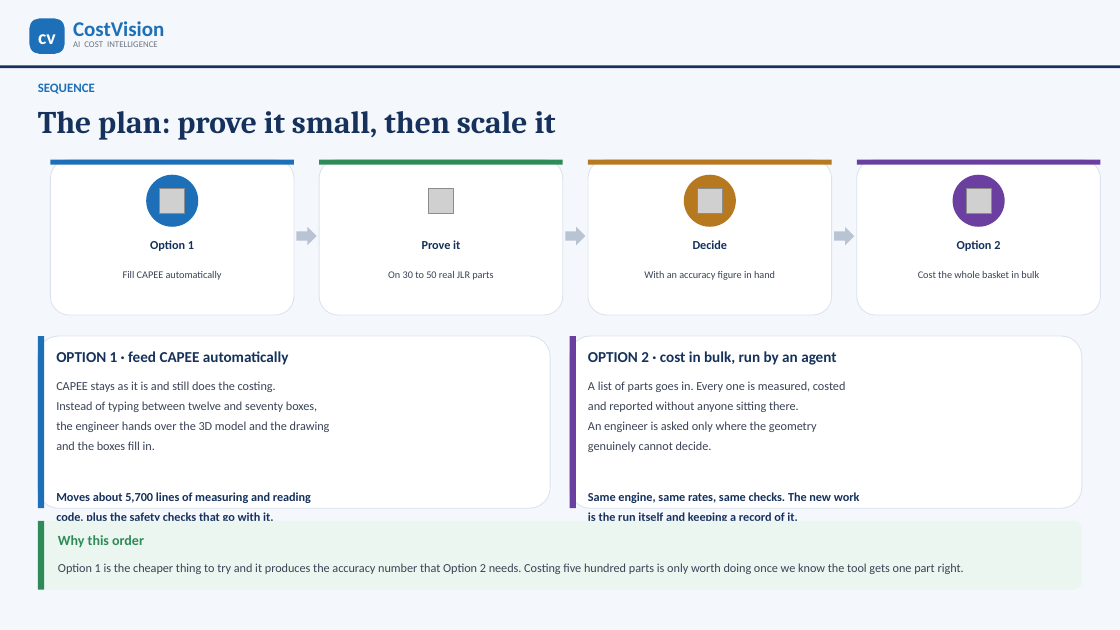
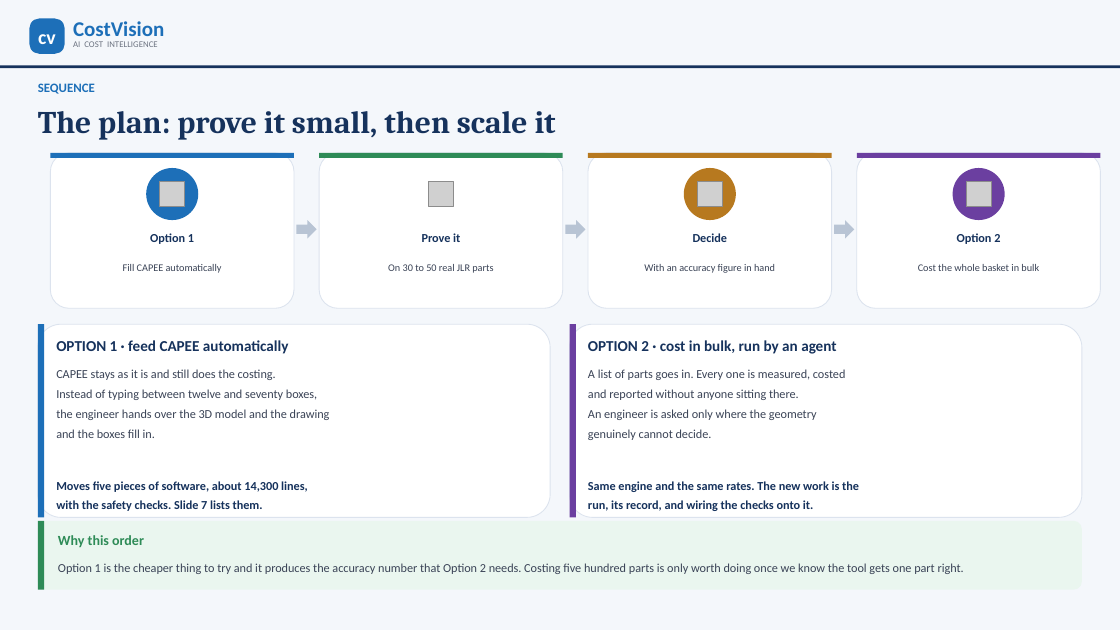
Before and after one commit to bhosaleavinash546/leamington-marathi, a slide deck: slide 5 of CostVision-CAPEE-Implementation-Options.pptx. Drawn at 1120x630 pixels with LibreOffice and Linux fonts; fonts in the diff are those of the drawing; grey boxes stand for pictures. Boxes give left, top, right and bottom in pixels: in the first picture for what was removed or moved away, otherwise in the second. Text is boxed around its words. In the diff, an @@ line names an element or a change of style, - is before the commit and + after.

```diff
--- a/CostVision-CAPEE-Implementation-Options.pptx
+++ b/CostVision-CAPEE-Implementation-Options.pptx
@@ 8 texts, 4 pictures, 4 rounded rectangles, 4 rectangles, 3 ellipses, 3 right arrows: place and size @@
-8 texts, 4 pictures, 4 rounded rectangles, 4 rectangles, 3 ellipses, 3 right arrows at [50,160,1101,315]
+8 texts, 4 pictures, 4 rounded rectangles, 4 rectangles, 3 ellipses, 3 right arrows at [50,153,1101,308]
@@ rounded rectangle: place and size @@
-rounded rectangle at [38,336,550,508]
+rounded rectangle at [38,324,550,518]
@@ rectangle: place and size @@
-rectangle at [38,336,44,508]
+rectangle at [38,324,44,518]
@@ rounded rectangle: place and size @@
-rounded rectangle at [570,336,1082,508]
+rounded rectangle at [570,324,1082,518]
@@ rectangle: place and size @@
-rectangle at [570,336,576,508]
+rectangle at [570,324,576,518]
@@ text "OPTION 1 · feed CAPEE ...": place and size @@
-text "OPTION 1 · feed CAPEE ..." at [56,351,289,365]
+text "OPTION 1 · feed CAPEE ..." at [56,340,289,354]
@@ text "OPTION 2 · cost in ...": place and size @@
-text "OPTION 2 · cost in ..." at [588,351,836,365]
+text "OPTION 2 · cost in ..." at [588,340,836,354]
@@ text "CAPEE stays as it is ...": place and size @@
-text "CAPEE stays as it is ..." at [56,381,330,521]
+text "CAPEE stays as it is ..." at [56,369,330,511]
@@ text "A list of parts goes ...": place and size @@
-text "A list of parts goes ..." at [588,381,860,521]
+text "A list of parts goes ..." at [588,369,859,511]
@@ text at [56,481,308,511]: text changed @@
-Moves about 5,700 lines of measuring and reading
-code, plus the safety checks that go with it.
+Moves five pieces of software, about 14,300 lines,
+with the safety checks. Slide 7 lists them.
@@ text at [588,481,859,511]: text changed @@
-Same engine, same rates, same checks. The new work
-is the run itself and keeping a record of it.
+Same engine and the same rates. The new work is the
+run, its record, and wiring the checks onto it.
```
Also in this commit, not shown: 9 other slides changed, 2 other files.
